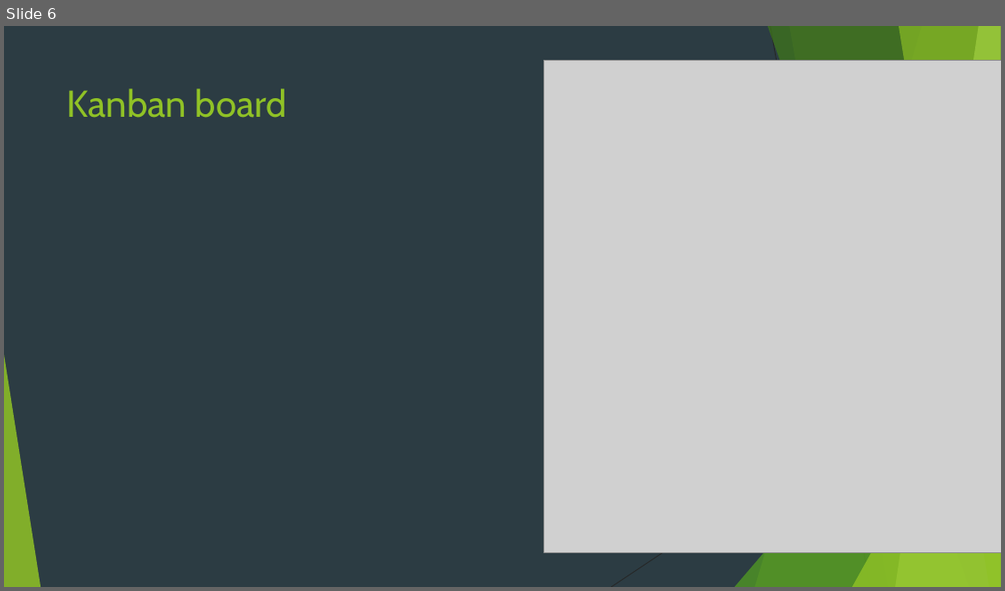
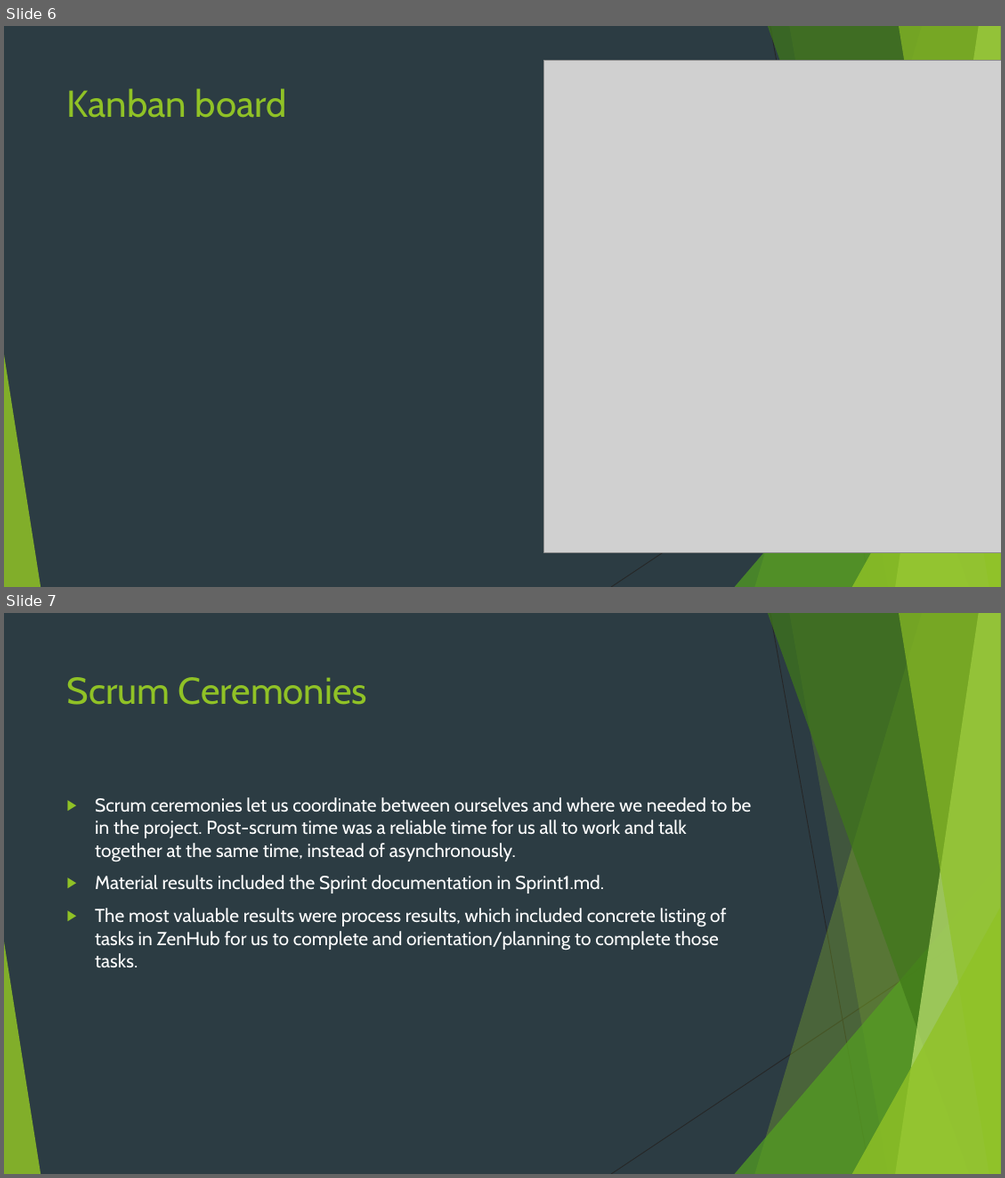
Before and after one commit to WaterbendingToph/cs414-f20-public_class_TeamD, a slide deck: 8- Presentation/P1 Presentation.pptx. Shown one above the other, each under a label of ours: slide 6 before the commit, slides 6 and 7 after it. The pictures are 1005x591 and 1005x1178 pixels, drawn with LibreOffice and Linux fonts; fonts in the diff are those of the drawing; grey boxes stand for pictures. Boxes give left, top, right and bottom in pixels: in the first picture for what was removed or moved away, otherwise in the second. Text is boxed around its words. In the diff, an @@ line names an element or a change of style, - is before the commit and + after.

Commit message:
fill scrum ceremonies slide

```diff
--- a/8- Presentation/P1 Presentation.pptx
+++ b/8- Presentation/P1 Presentation.pptx
@@ slide 7 added at (4, 613, 1001, 1174), background #2C3C43; not listed: 10 template elements that a slide beside it also shows @@
@@ title added at (67, 677, 367, 705), 36 pt, text #90C226 @@
+Scrum Ceremonies
@@ text added at (95, 797, 751, 968), 18 pt, text #FFFFFF @@
+▶ Scrum ceremonies let us coordinate between ourselves and where we needed to be in the project. Post-scrum time was a reliable time for us all to work and talk together at the same time, instead of asynchronously.
+▶ Material results included the Sprint documentation in Sprint1.md.
+▶ The most valuable results were process results, which included concrete listing of tasks in ZenHub for us to complete and orientation/planning to complete those tasks.
```
Also in this commit, not shown: 1 slide removed.
